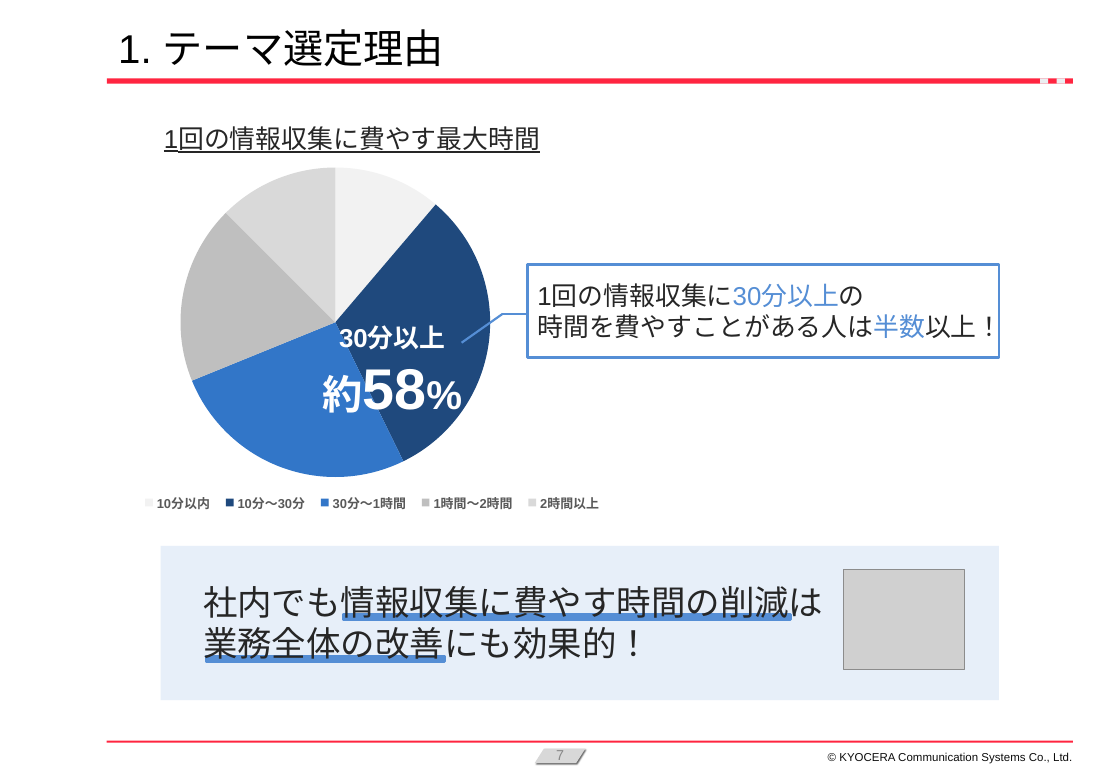
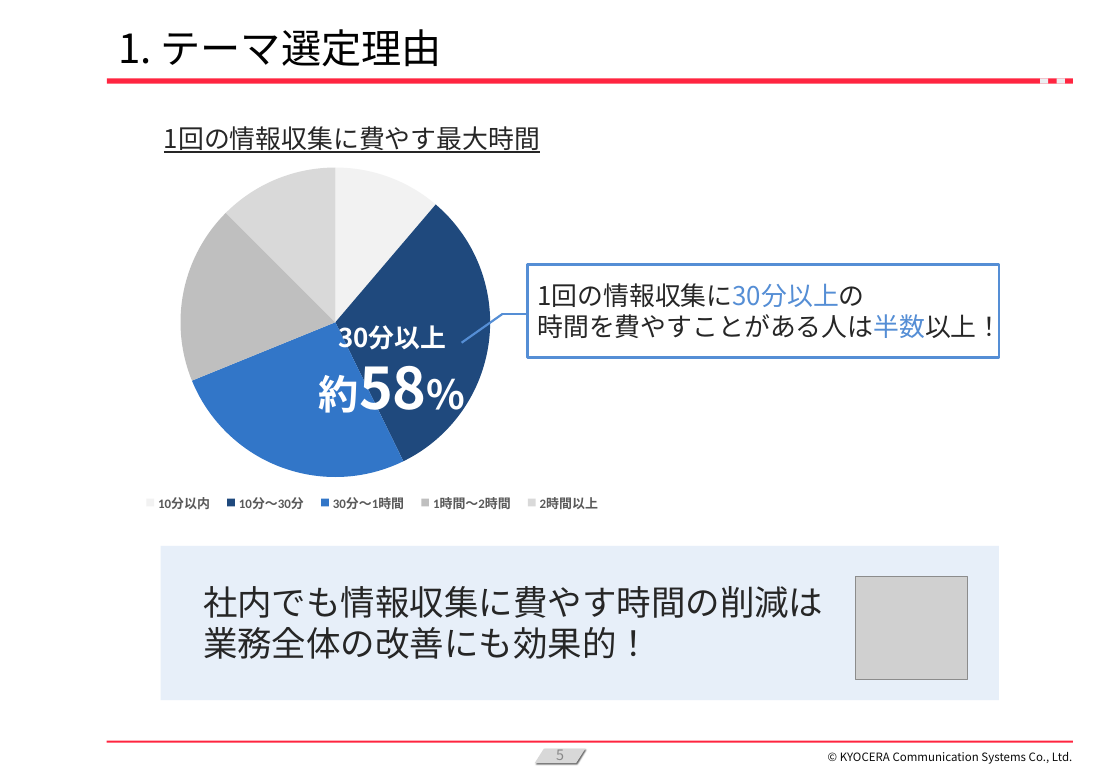
Before and after one commit to KanataOsako/SCSA, a slide deck: slide 5 of src/研究レポート/業務改善【大迫かなた】2024年予選会資料_最新.pptx (slide 7 before the commit). Drawn at 1120x775 pixels with LibreOffice and Linux fonts; fonts in the diff are those of the drawing; grey boxes stand for pictures; background and template pictures are left out. Boxes give left, top, right and bottom in pixels: in the first picture for what was removed or moved away, otherwise in the second. Text is boxed around its words. In the diff, an @@ line names an element or a change of style, - is before the commit and + after.

```diff
--- a/src/研究レポート/業務改善【大迫かなた】2024年予選会資料_最新.pptx
+++ b/src/研究レポート/業務改善【大迫かなた】2024年予選会資料_最新.pptx
@@ pie chart at (108,111,747,523) @@
@@ legend changed @@
@@ lettering changed @@
@@ picture: place and size @@
-picture at (844,570,965,670)
+picture at (855,576,967,679)
@@ rectangle removed at (343,615,791,620) @@
@@ rectangle removed at (206,657,445,662) @@
@@ page number at (556,749,564,764): text changed; font Arial to Noto Sans CJK JP @@
-7
+5
@@ font Arial to Noto Sans CJK JP in 6 elements at (118,29,442,67), (319,325,446,424), (164,126,540,153), (537,283,1002,342), (203,586,823,659), (840,752,1073,764) @@
```
Also in this commit, not shown: 26 other slides changed, 7 slides added, 5 slides removed.
